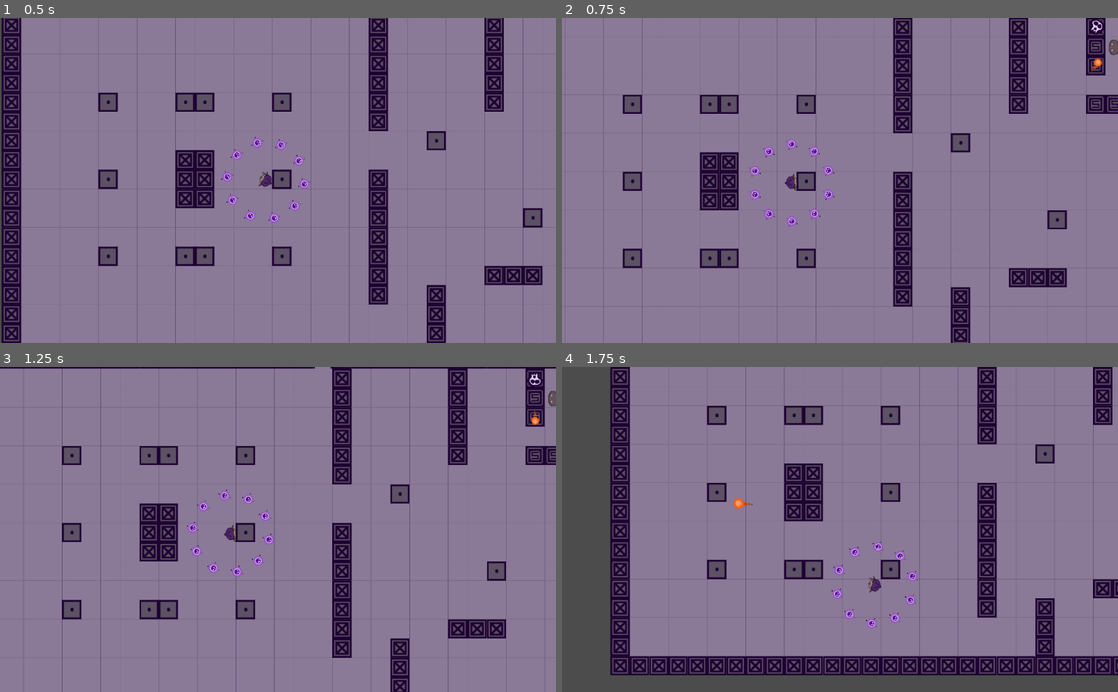
Above: before the commit, frames 1-4 (two rows, left to right).
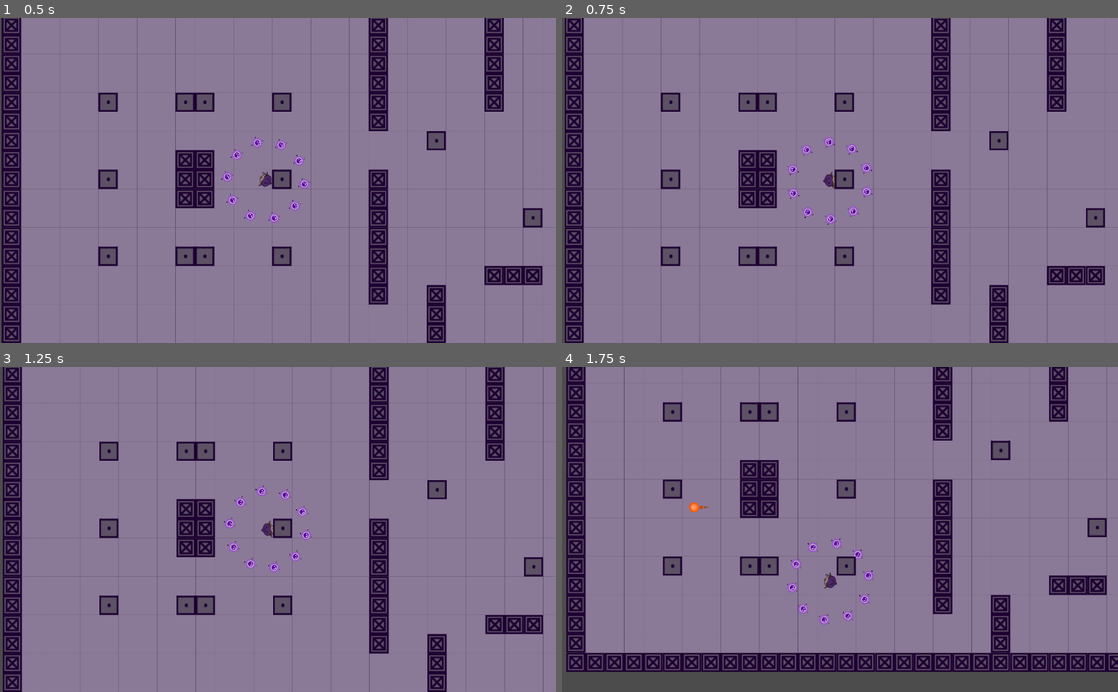
Above: after the commit, the same moments.

Repository: blackmadgames/sacrifices
Game: Godot game, scene res://scenes/game_scenes/Sandbox.tscn
Two runs of this game, one before a commit and one after it. Both use one fixed random seed, a clock stepped at 60 frames per second and the inputs below. The project has no main scene, so this scene is started directly.
Inputs (mouse positions are in pixels of both pictures, inside the frame that each line leads up to):
- Up to frame 1 (0.5 s): no input
- Up to frame 2 (0.75 s): move the mouse to (962, 164) at 0.52 s; hold D (move_right) from 0.53 s (still down); tap Shift (look_ahead, bound only before the commit) at 0.6 s
- Up to frame 3 (1.25 s): keep holding D (move_right)
- Up to frame 4 (1.75 s): move the mouse to (728, 545) at 1.27 s; release D (move_right) at 1.28 s; hold S (move_down) from 1.28 s (still down); click (728, 545) at 1.35 s; tap Shift (look_ahead, bound only before the commit) at 1.55 s

Frame 1 is identical in both runs. In frame 2, 24% of the frame differs, in the area x 0-100%, y 0-100%; in frame 3, 25%; in frame 4, 31%, in the area x 0-100%, y 0-95%.

Commit message:
Adding a shield effect when pressing CTRL

Diff:
--- a/project.godot
+++ b/project.godot
@@ -94,9 +94,9 @@
 "events": [ Object(InputEventKey,"resource_local_to_scene":false,"resource_name":"","device":0,"alt":false,"shift":false,"control":false,"meta":false,"command":false,"pressed":false,"scancode":70,"unicode":0,"echo":false,"script":null)
  ]
 }
-look_ahead={
+shield_up={
 "deadzone": 0.5,
-"events": [ Object(InputEventKey,"resource_local_to_scene":false,"resource_name":"","device":0,"alt":false,"shift":false,"control":false,"meta":false,"command":false,"pressed":false,"scancode":16777237,"unicode":0,"echo":false,"script":null)
+"events": [ Object(InputEventKey,"resource_local_to_scene":false,"resource_name":"","device":0,"alt":false,"shift":false,"control":false,"meta":false,"command":false,"pressed":false,"scancode":16777238,"unicode":0,"echo":false,"script":null)
  ]
 }
 
--- a/scenes/actors/Player.tscn
+++ b/scenes/actors/Player.tscn
@@ -33,9 +33,17 @@
 
 [node name="HpLostTimer" type="Timer" parent="."]
 wait_time = 0.1
+
+[node name="ShieldUpTimer" type="Timer" parent="."]
+wait_time = 5.0
+one_shot = true
+
+[node name="ShieldCooldownTimer" type="Timer" parent="."]
+wait_time = 10.0
+one_shot = true
 [connection signal="die" from="." to="." method="_on_Player_die"]
 [connection signal="fire" from="." to="Gun" method="_on_Player_fire"]
 [connection signal="hit" from="." to="." method="_on_Player_hit"]
 [connection signal="soul_lost" from="." to="SoulsCircle" method="_on_Player_soul_lost"]
-[connection signal="soul_lost" from="." to="." method="_on_Player_soul_lost"]
 [connection signal="timeout" from="HpLostTimer" to="." method="_on_HpLostTimer_timeout"]
+[connection signal="timeout" from="ShieldUpTimer" to="." method="_on_ShieldUpTimer_timeout"]
--- a/scripts/actors/Player.gd
+++ b/scripts/actors/Player.gd
@@ -8,6 +8,8 @@
 onready var gun_ammo = max_gun_ammo
 
 var souls_count: int = 10
+var shield_cost: int = 3
+var shield_up: bool = false
 
 func _ready() -> void:
     $SoulsCircle.start(souls_count)
@@ -33,6 +35,13 @@
     if Input.is_action_just_pressed("fire") && gun_ammo != 0:
         gun_ammo -= 1
         emit_signal("fire", get_parent())
+    if (Input.is_action_just_pressed("shield_up") && souls_count >= 3 &&
+        not shield_up && $ShieldCooldownTimer.get_time_left() == 0):
+        for _i in range(shield_cost):
+            spend_soul()
+        shield_up = true
+        $Sprite.modulate = Color(0, .5, .9)
+        $ShieldUpTimer.start()
 
 func spend_soul() -> void:
     souls_count -= 1
@@ -59,6 +68,8 @@
     hp = max(max_hp, hp + 1)
 
 func _on_Player_hit() -> void:
+    if shield_up:
+        return
     hp -= 1
     $Sprite.modulate = Color(1, 0, 0)  # red shade
     $HpLostTimer.start()
@@ -67,3 +78,8 @@
 
 func _on_HpLostTimer_timeout() -> void:
     $Sprite.modulate = Color(1, 1, 1)  # Back to normal
+
+func _on_ShieldUpTimer_timeout() -> void:
+    shield_up = false
+    $Sprite.modulate = Color(1, 1, 1)
+    $ShieldCooldownTimer.start()
